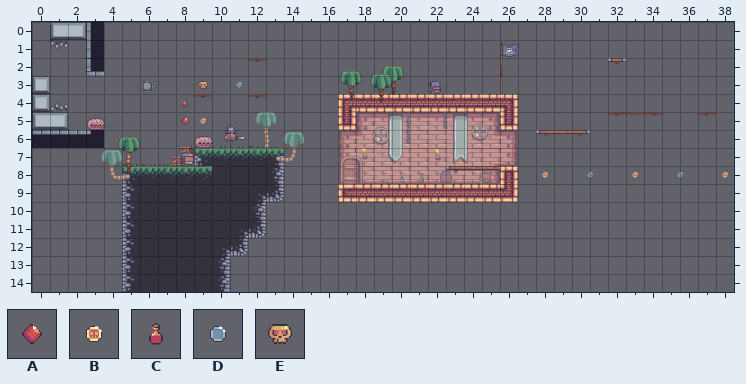
A Tiled map gets an edit: Super-Pirate-World/data/levels/3.tmx. Above is the file before it was changed.
Cells are 64x64 px. Shown: x 0..38, y 0..14.
Key: from "items": A 0 "diamond", B 1 "gold", C 2 "potion", D 3 "silver", E 4 "skull".
Objects are placed by their top-left corner, in cells (3,4 is the top-left corner of cell 3,4); size is 1x1 cell unless given.
Layers that did not change in this view are not listed.
Objects on layer "Items" before:
D "silver" at 11,3
E "skull" at 9,3
C "potion" at 8,4
A "diamond" at 8,5
B "gold" at 9,5
B "gold" at 28,8
B "gold" at 33,8
D "silver" at 30.5,8
D "silver" at 35.5,8
B "gold" at 38,8
Once edited:
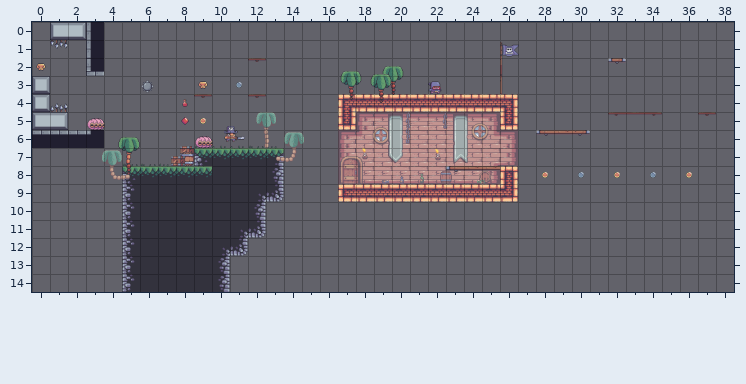
Edits made:
Layer "Items":
changed: B "gold" at 33,8 -> B "gold" at 32,8
changed: D "silver" at 30.5,8 -> D "silver" at 30,8
changed: D "silver" at 35.5,8 -> D "silver" at 34,8
added: E "skull" at 0,2
added: B "gold" at 36,8
removed: B "gold" at 38,8
Where, in picture pixels (left, top, right, bottom), the same in both pictures:
added: (36, 63, 46, 71)
changed: (578, 172, 593, 178)
changed: (614, 172, 656, 178)
changed: (677, 172, 692, 178)
removed: (722, 172, 728, 178)
